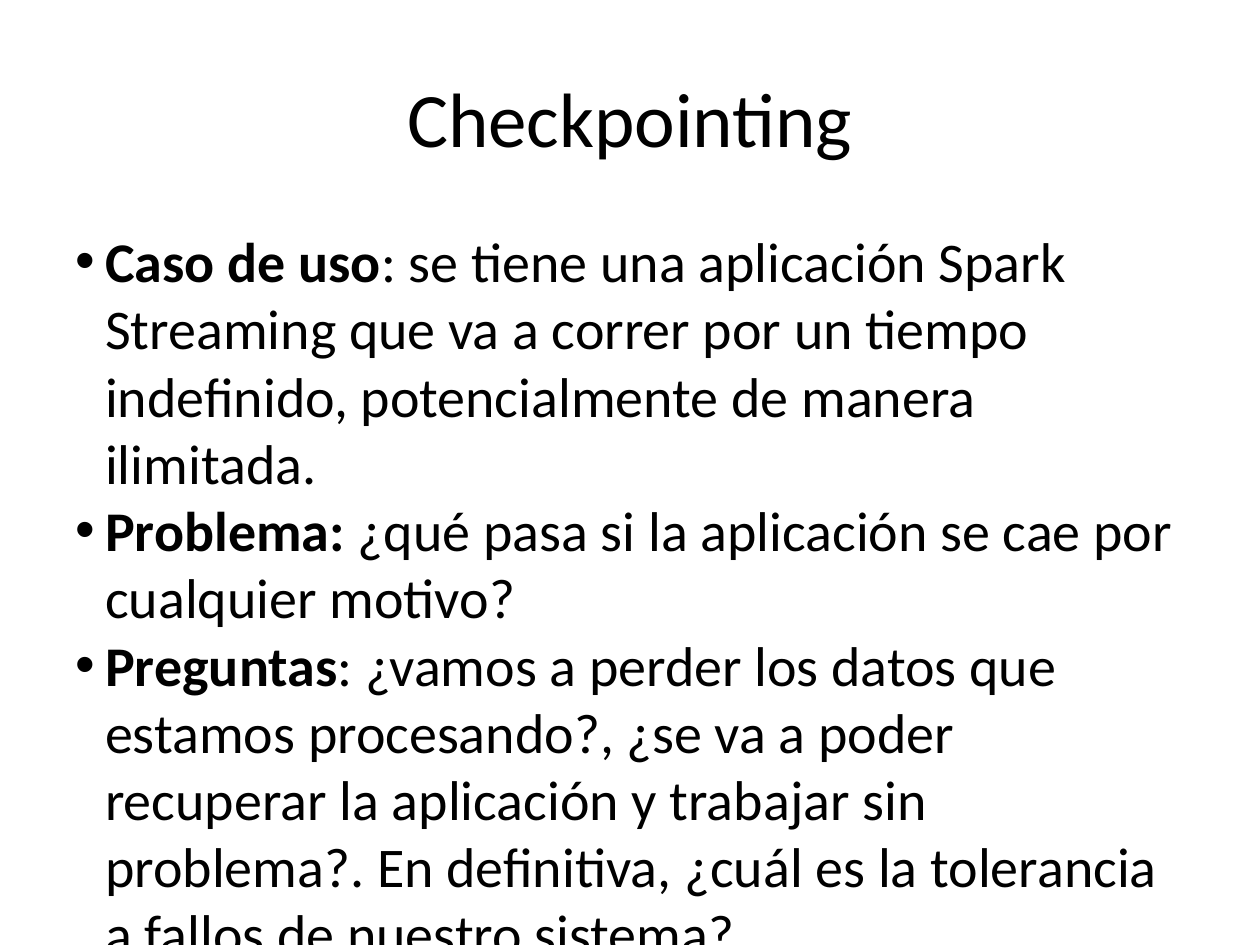
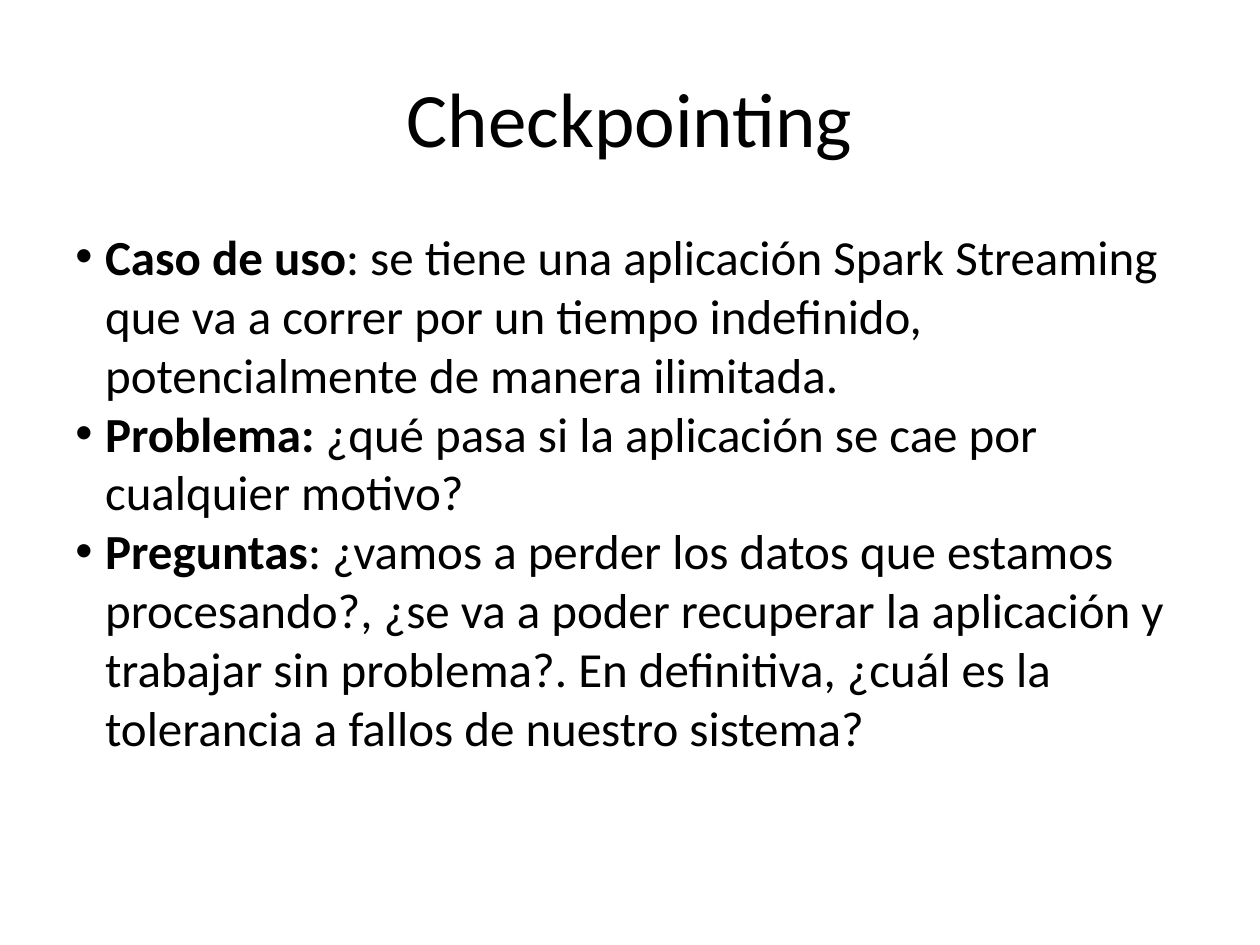
Before and after one commit to chicochica10/utad-spark-ml, a slide deck: slide 50 of apuntes-df-streaming/Spark Streaming.pptx. Drawn at 1260x945 pixels with LibreOffice and Linux fonts; fonts in the diff are those of the drawing. Boxes give left, top, right and bottom in pixels: in the first picture for what was removed or moved away, otherwise in the second. Text is boxed around its words. In the diff, an @@ line names an element or a change of style, - is before the commit and + after.

```diff
--- a/apuntes-df-streaming/Spark Streaming.pptx
+++ b/apuntes-df-streaming/Spark Streaming.pptx
@@ text "Caso de uso: se tiene ..." at (105,240,1163,747): size 32 to 28 pt @@
```
Also in this commit, not shown: 31 other slides changed, 14 other files.
